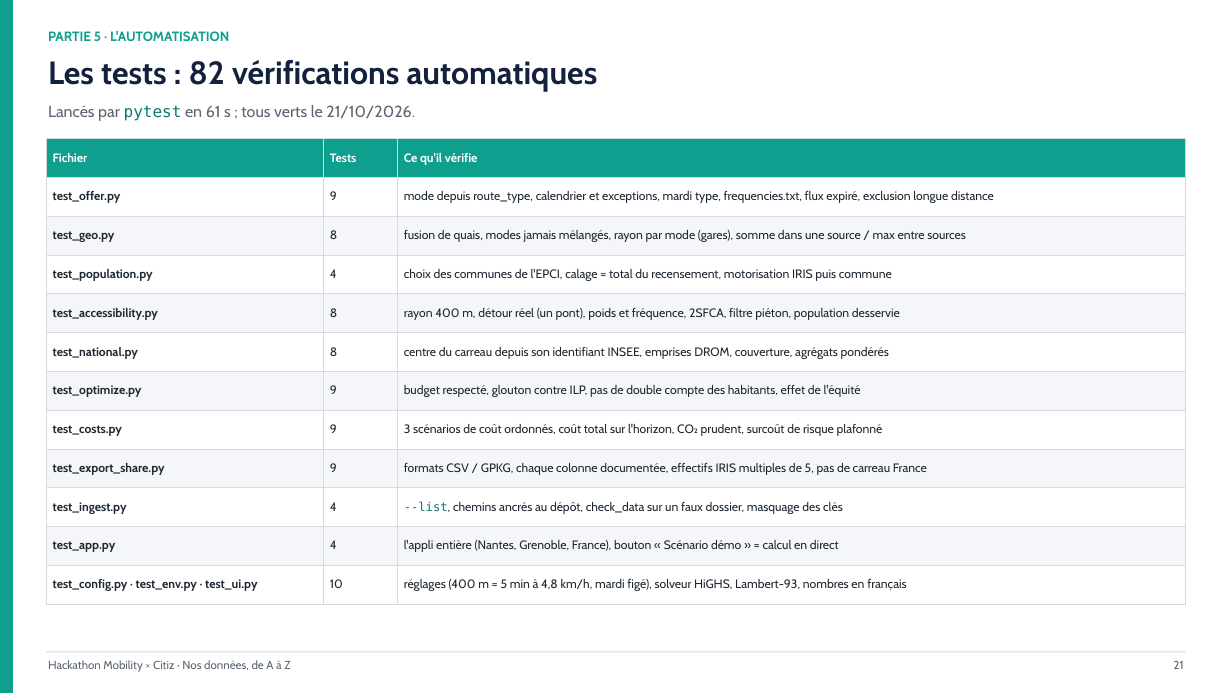
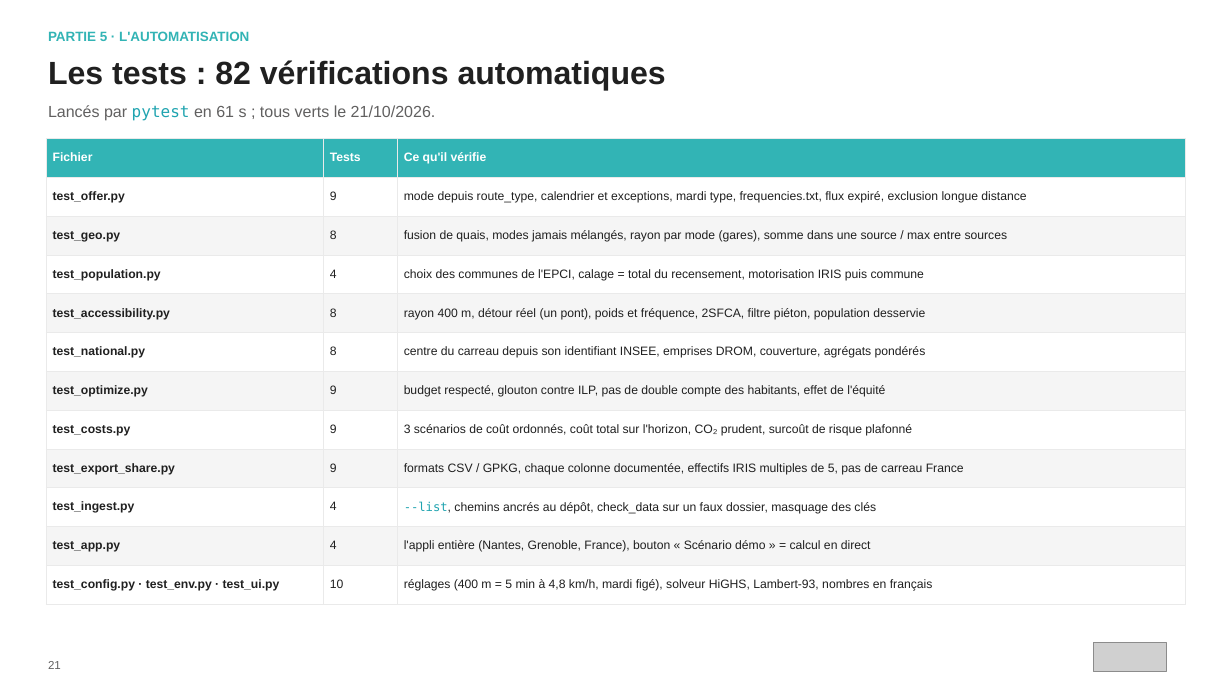
Before and after one commit to hillzeealex/hackathon-mobility-citiz, a slide deck: slide 21 of slides/DONNEES_ET_AUTOMATISATION.pptx. Drawn at 1232x693 pixels with LibreOffice and Linux fonts; fonts in the diff are those of the drawing; grey boxes stand for pictures. Boxes give left, top, right and bottom in pixels: in the first picture for what was removed or moved away, otherwise in the second. Text is boxed around its words. In the diff, an @@ line names an element or a change of style, - is before the commit and + after.

Commit message:
Slides : chiffres officiels de Fabric, sans délinquance ; deck données aux couleurs de Citiz (#38)

```diff
--- a/slides/DONNEES_ET_AUTOMATISATION.pptx
+++ b/slides/DONNEES_ET_AUTOMATISATION.pptx
@@ rectangle removed at [0, 0, 13, 693] @@
@@ text "PARTIE 5 · L'AUTOMATISATION" at [48, 30, 249, 44]: font Cabin to Arial, text colour #0E9F8E to #32B4B5 @@
@@ text "Les tests : 82 vérifications ..." at [48, 60, 666, 91]: font Cabin to Arial, text colour #14213D to #202020 @@
@@ text "Lancés par pytest en 61 ..." at [48, 105, 436, 121]: font Cabin to Arial, text colour #5B6573 to #616060 in "Lancés par en 61 s ; tous ..."; text colour #0B7A6E to #20A4B0 in "pytest" @@
@@ table at [46, 139, 1186, 604] @@
@@ fill #0E9F8E to #32B4B5 in row 1 @@
@@ fill #F4F6F9 to #F5F5F5 in 15 cells @@
@@ font Cabin to Arial, text colour #1F2933 to #202020 @@
@@ text colour #0B7A6E to #20A4B0 in "--list," @@
@@ borders changed @@
@@ text "21": place and size @@
-text "21" at [1173, 661, 1183, 669]
+text "21" at [48, 661, 61, 669]
@@ text "21" at [48, 661, 61, 669]: font Cabin to Arial, text colour #5B6573 to #616060; alignment right to left @@
@@ rectangle removed at [46, 652, 1186, 653] @@
@@ picture added at [1093, 642, 1166, 672] @@
@@ text removed at [48, 660, 290, 672] @@
-Hackathon Mobility × Citiz · Nos données, de A à Z
```
Also in this commit, not shown: 29 other slides changed, 1 other file.
